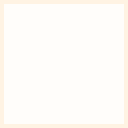
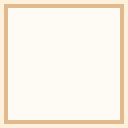
Before/after of a 128 × 128 layered artwork. What changed in the layer stack:
painted on "Layer 3" over left=0, top=0, right=128, bottom=128
painted on "Layer 2" over left=0, top=0, right=128, bottom=128
